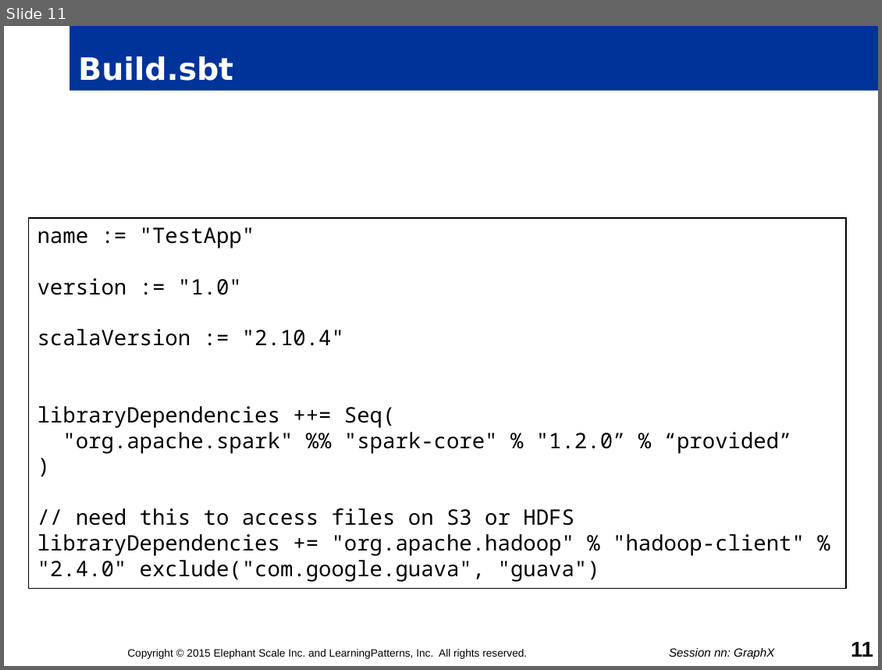
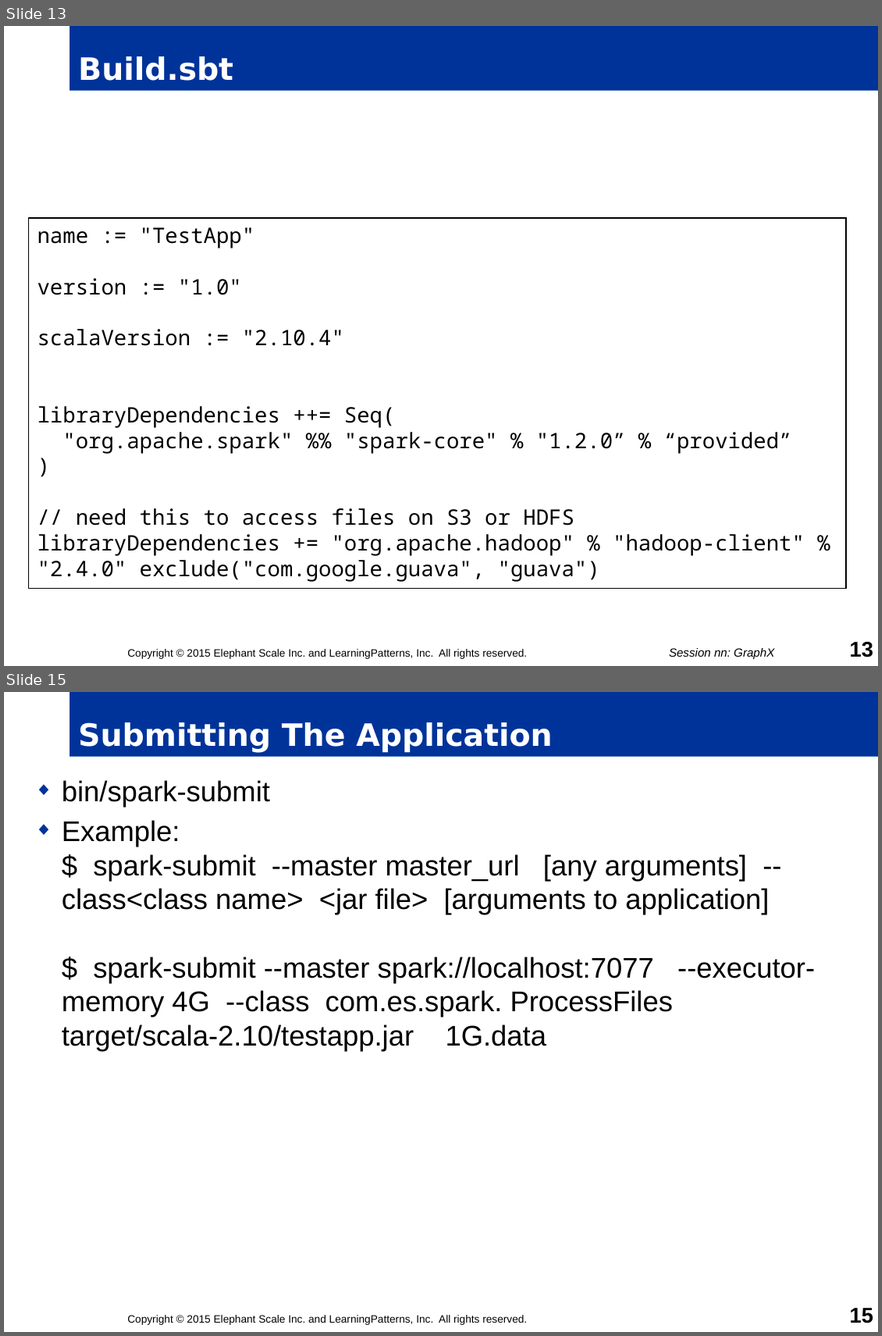
Before and after one commit to mattvinks/spark-labs, a slide deck: slides/05-Spark_API.pptm. Shown one above the other, each under a label of ours: slide 11 before the commit, slides 13 and 15 after it; the slides between them are not shown. The pictures are 882x670 and 882x1336 pixels, drawn with LibreOffice and Linux fonts; fonts in the diff are those of the drawing; background and template pictures are left out. Boxes give left, top, right and bottom in pixels: in the first picture for what was removed or moved away, otherwise in the second. Text is boxed around its words. In the diff, an @@ line names an element or a change of style, - is before the commit and + after.

```diff
--- a/slides/05-Spark_API.pptm
+++ b/slides/05-Spark_API.pptm
@@ slide 15 added at (x1=4, y1=692, x2=878, y2=1332), background #FFFFFF @@
@@ title added at (x1=70, y1=692, x2=878, y2=757), fill #003399, 26 pt, text #FFFFFF, bold @@
+Submitting The Application
@@ text added at (x1=62, y1=780, x2=814, y2=1052), 24 pt, text #000000 @@
+◆ bin/spark-submit
+◆ Example:
+  $ spark-submit --master master_url [any arguments] --class<class name> <jar file> [arguments to application]
+  $ spark-submit --master spark://localhost:7077 --executor-memory 4G --class com.es.spark. ProcessFiles target/scala-2.10/testapp.jar 1G.data
@@ text added at (x1=127, y1=1314, x2=527, y2=1325), 9 pt, text #000000 @@
+Copyright © 2015 Elephant Scale Inc. and LearningPatterns, Inc. All rights reserved.
@@ page number added at (x1=850, y1=1307, x2=873, y2=1323), 18 pt, text #000000, bold @@
+15
@@ what was slide 11 is now slide 13 @@
@@ page number at (x1=850, y1=641, x2=873, y2=657): text changed @@
-11
+13
```
Also in this commit, not shown: 5 slides changed, 17 other slides added, 1 other file.
